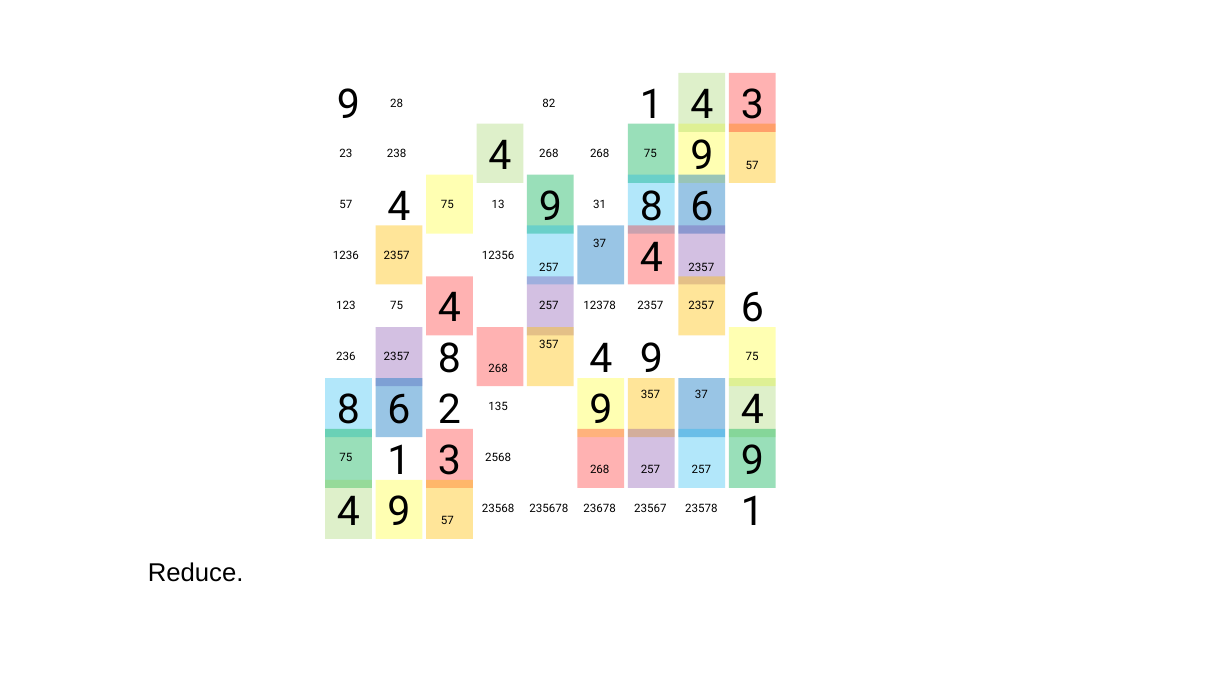
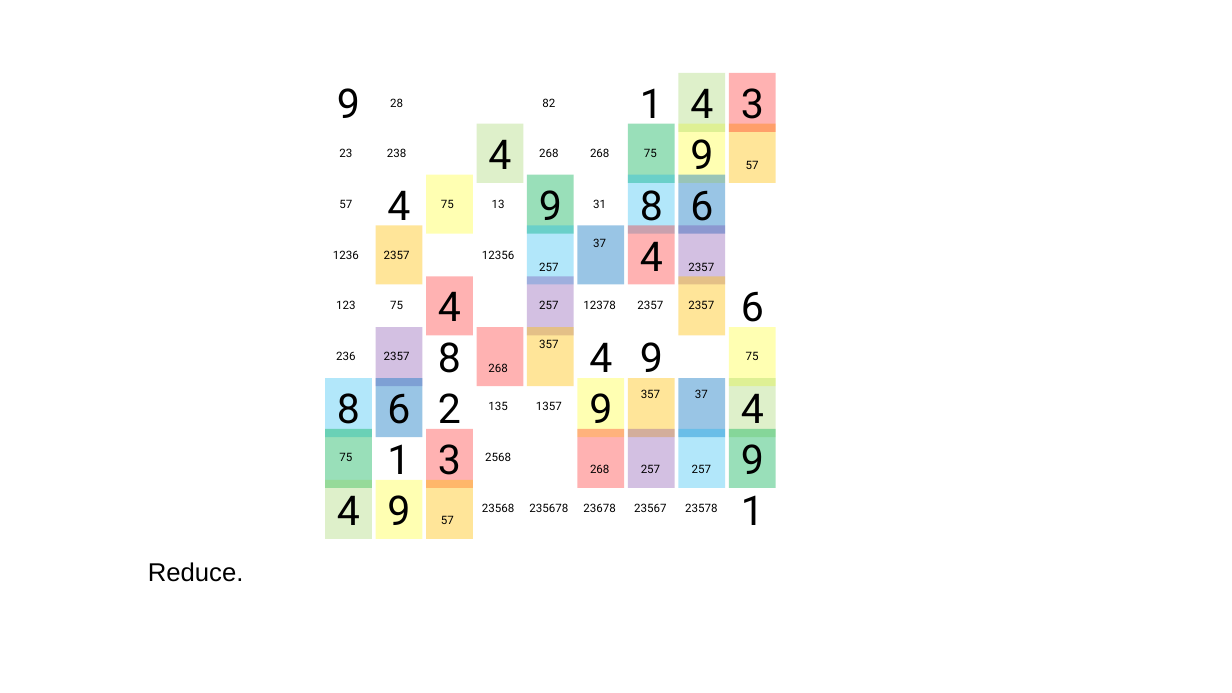
Before and after one commit to jhardis/WSJ_Number_Puzzles, a slide deck: slide 43 of 20260502_2.pptx (slide 42 before the commit). Drawn at 1232x693 pixels with LibreOffice and Linux fonts; fonts in the diff are those of the drawing; background and template pictures are left out. Boxes give left, top, right and bottom in pixels: in the first picture for what was removed or moved away, otherwise in the second. Text is boxed around its words. In the diff, an @@ line names an element or a change of style, - is before the commit and + after.

```diff
--- a/20260502_2.pptx
+++ b/20260502_2.pptx
@@ text added at (x1=536, y1=401, x2=562, y2=410), 9 pt, text #000000 @@
+1357
```
Also in this commit, not shown: 9 other slides changed, 7 slides removed.
